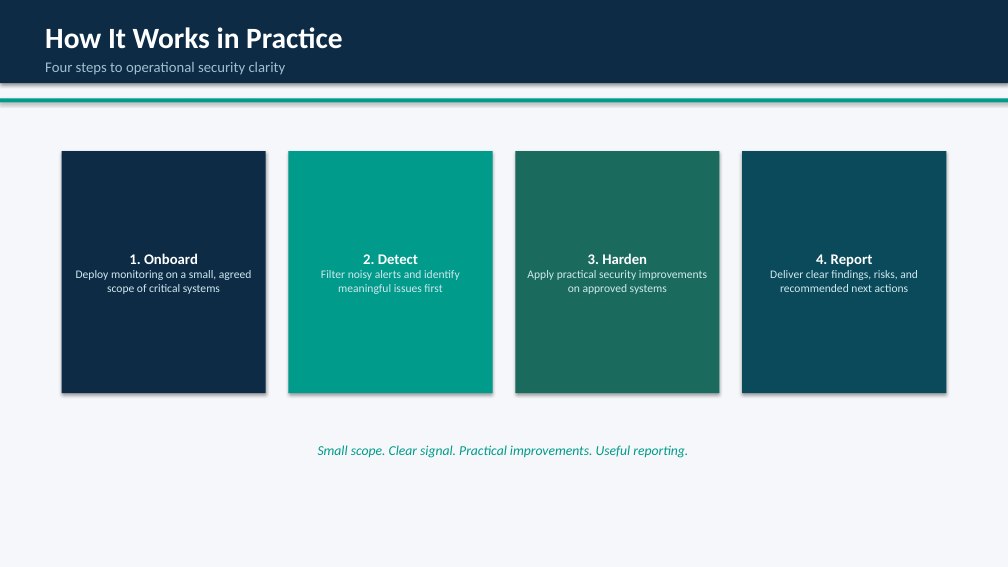
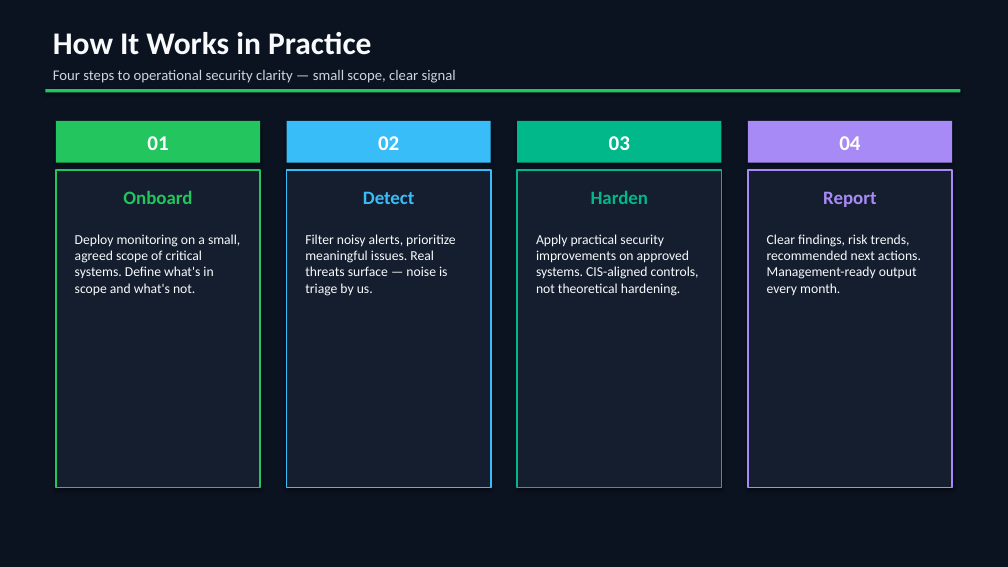
Before and after one commit to joseph118789-max/sentinel-ops, a slide deck: slide 5 of sales/Sentinel_Ops_Sales_Deck.pptx. Drawn at 1008x567 pixels with LibreOffice and Linux fonts; fonts in the diff are those of the drawing. Boxes give left, top, right and bottom in pixels: in the first picture for what was removed or moved away, otherwise in the second. Text is boxed around its words. In the diff, an @@ line names an element or a change of style, - is before the commit and + after.

Commit message:
feat: professional dark-theme 9-slide sales deck v2

```diff
--- a/sales/Sentinel_Ops_Sales_Deck.pptx
+++ b/sales/Sentinel_Ops_Sales_Deck.pptx
@@ background #F5F7FA to #0B1220 @@
@@ rectangle removed at [0, 0, 1008, 83] @@
@@ text "How It Works in Practice": place and size @@
-text "How It Works in Practice" at [45, 27, 342, 49]
+text "How It Works in Practice" at [53, 32, 371, 55]
@@ text "How It Works in Practice" at [53, 32, 371, 55]: size 28 to 30 pt, text colour #FFFFFF to #F8FAFC @@
@@ rectangle: place and size @@
-rectangle at [0, 98, 1008, 103]
+rectangle at [45, 89, 960, 92]
@@ rectangle at [45, 89, 960, 92]: fill #009B8A to #22C55E @@
@@ text at [53, 69, 456, 83]: text changed; text colour #A0C0D0 to #CBD5E1 @@
-Four steps to operational security clarity
+Four steps to operational security clarity — small scope, clear signal
@@ rectangle added at [56, 121, 260, 163], fill #22C55E, 20 pt, text #FFFFFF, bold @@
+01
@@ rectangle added at [287, 121, 491, 163], fill #38BDF8, 20 pt, text #FFFFFF, bold @@
+02
@@ rectangle added at [517, 121, 721, 163], fill #00B88A, 20 pt, text #FFFFFF, bold @@
+03
@@ rectangle added at [748, 121, 952, 163], fill #A78AF5, 20 pt, text #FFFFFF, bold @@
+04
@@ rectangle: place and size @@
-rectangle at [61, 151, 265, 393]
+rectangle at [56, 170, 260, 488]
@@ rectangle at [56, 170, 260, 488]: fill #0D2B45 to #141E2E; outline none to #22C55E 1.5 pt @@
@@ rectangle added at [287, 170, 491, 488], fill #141E2E, outline #38BDF8 1.5 pt @@
@@ rectangle removed at [288, 151, 492, 393] @@
-2. Detect
-Filter noisy alerts and identify meaningful issues first
@@ rectangle added at [517, 170, 721, 488], fill #141E2E, outline #00B88A 1.5 pt @@
@@ rectangle removed at [742, 151, 946, 393] @@
-4. Report
-Deliver clear findings, risks, and recommended next actions
@@ rectangle added at [748, 170, 952, 488], fill #141E2E, outline #A78AF5 1.5 pt @@
@@ text added at [123, 190, 192, 204], 18 pt, text #22C55E, bold @@
+Onboard
@@ text added at [363, 191, 415, 204], 18 pt, text #38BDF8, bold @@
+Detect
@@ text added at [591, 190, 648, 204], 18 pt, text #00B88A, bold @@
+Harden
@@ text added at [823, 191, 876, 207], 18 pt, text #A78AF5, bold @@
+Report
@@ text added at [75, 234, 240, 295], 13 pt, text #F8FAFC @@
+Deploy monitoring on a small, agreed scope of critical systems. Define what's in scope and what's not.
@@ text added at [305, 234, 456, 296], 13 pt, text #F8FAFC @@
+Filter noisy alerts, prioritize meaningful issues. Real threats surface — noise is triage by us.
@@ text "Apply practical security improvements on ...": place and size @@
-text "Apply practical security improvements on ..." at [516, 151, 720, 393]
+text "Apply practical security improvements on ..." at [536, 234, 699, 296]
@@ text "Apply practical security improvements on ..." at [536, 234, 699, 296]: vertical alignment middle to top; fill #1A6B5E to none; shadow off @@
@@ text at [536, 234, 699, 296]: text changed; size 11 to 13 pt; text colour #D0E8F0 to #F8FAFC @@
-3. Harden
-Apply practical security improvements on approved systems
+Apply practical security improvements on approved systems. CIS-aligned controls, not theoretical hardening.
@@ text added at [767, 234, 921, 295], 13 pt, text #F8FAFC @@
+Clear findings, risk trends, recommended next actions. Management-ready output every month.
@@ text in rectangle at [76, 253, 251, 294]: text removed @@
-1. Onboard
-Deploy monitoring on a small, agreed scope of critical systems
@@ text removed at [318, 445, 688, 458] @@
-Small scope. Clear signal. Practical improvements. Useful reporting.
```
Also in this commit, not shown: 7 other slides changed, 1 slide added, 1 slide removed.
